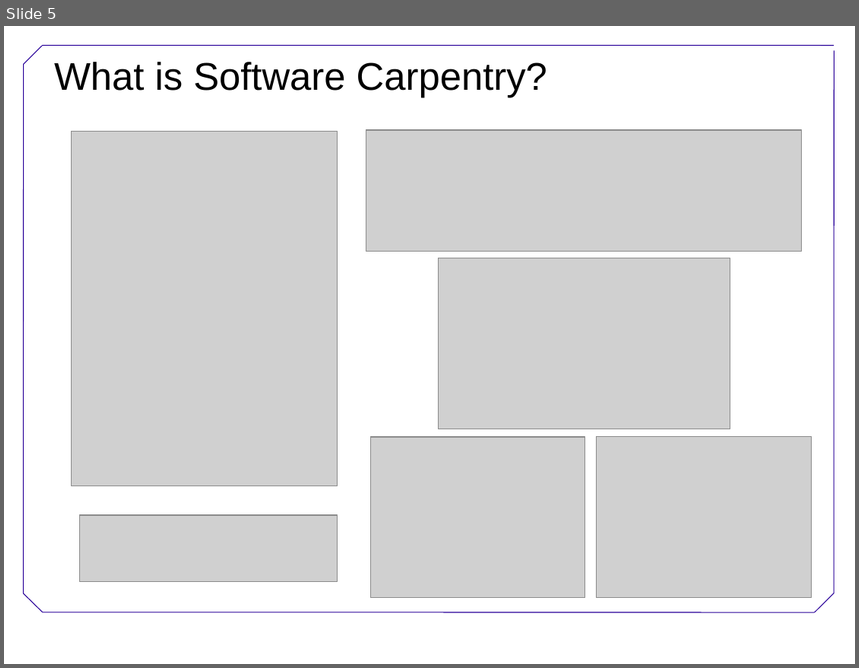
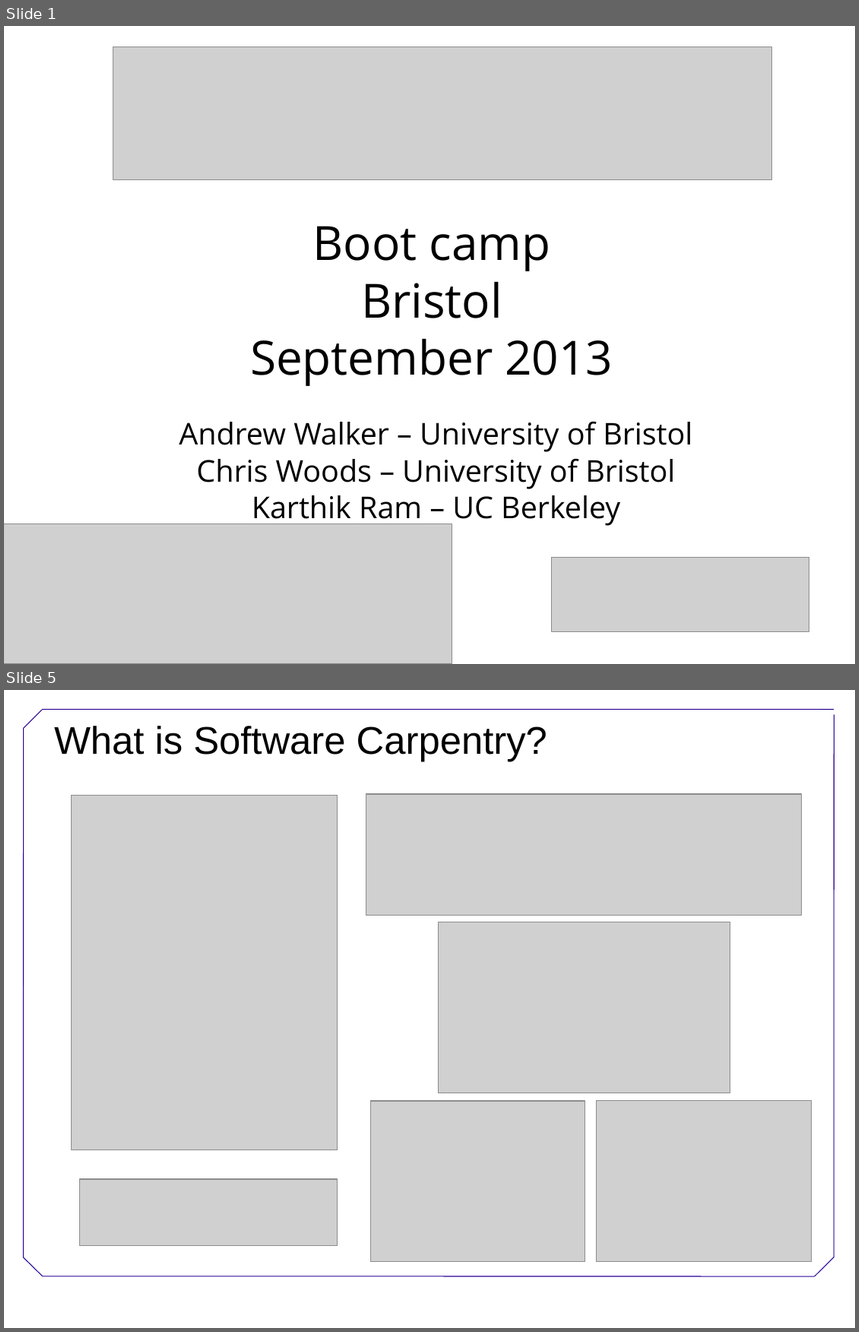
Before and after one commit to swcarpentry/DEPRECATED-boot-camps, a slide deck: Welcome.ppt. Shown one above the other, each under a label of ours: slide 5 before the commit, slides 1 and 5 after it; the slides between them are not shown. The pictures are 859x668 and 859x1332 pixels, drawn with LibreOffice and Linux fonts; fonts in the diff are those of the drawing; grey boxes stand for pictures; background and template pictures are left out. Boxes give left, top, right and bottom in pixels: in the first picture for what was removed or moved away, otherwise in the second. Text is boxed around its words. In the diff, an @@ line names an element or a change of style, - is before the commit and + after.

```diff
--- a/Welcome.ppt
+++ b/Welcome.ppt
@@ slide 1 added at (4,26,855,664), background #FFFFFF @@
@@ picture added at (113,47,772,180) @@
@@ text added at (250,226,614,386), 44 pt, text #000000 @@
+Boot camp
+Bristol
+September 2013
@@ text added at (179,421,693,527), 28 pt, text #000000 @@
+Andrew Walker – University of Bristol
+Chris Woods – University of Bristol
+Karthik Ram – UC Berkeley
@@ picture added at (4,525,452,664) @@
@@ picture added at (553,557,810,632) @@
```
Also in this commit, not shown: 5 slides changed, 1 slide removed.
